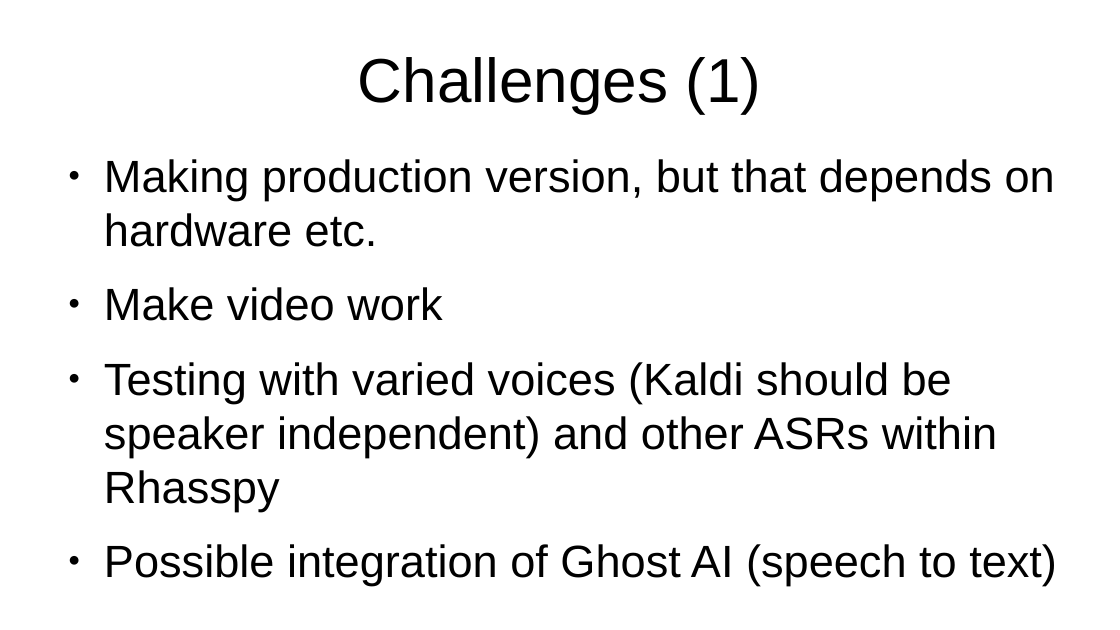
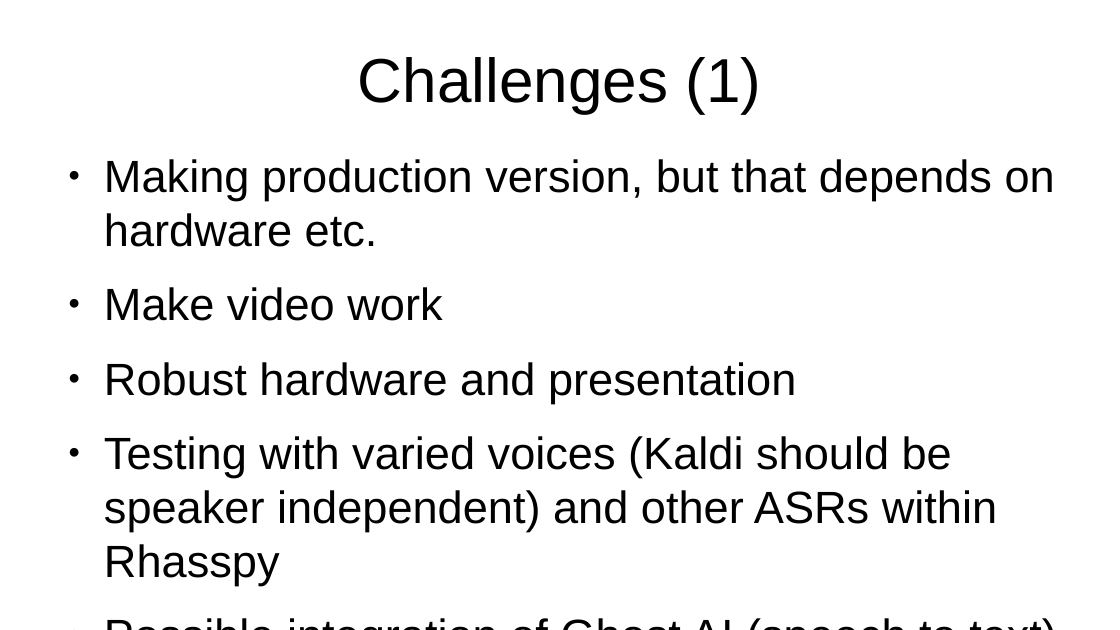
Before and after one commit to hbarnard/mema, a slide deck: slide 21 of bits-and-pieces/presentation..pptx (slide 20 before the commit). Drawn at 1120x630 pixels with LibreOffice and Linux fonts; fonts in the diff are those of the drawing. Boxes give left, top, right and bottom in pixels: in the first picture for what was removed or moved away, otherwise in the second. Text is boxed around its words. In the diff, an @@ line names an element or a change of style, - is before the commit and + after.

```diff
--- a/bits-and-pieces/presentation..pptx
+++ b/bits-and-pieces/presentation..pptx
@@ text at box(104, 362, 796, 403): paragraph added @@
+● Robust hardware and presentation
```
Also in this commit, not shown: 1 other slide changed, 1 slide added, 3 other files.
